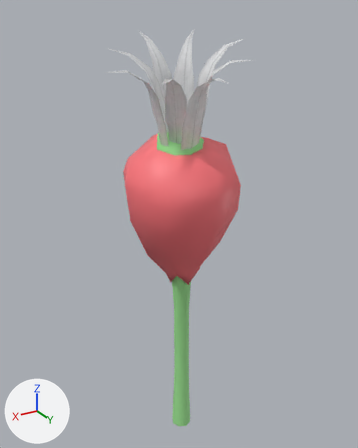
Renders of the FBX model Assets/3D Models/Plants/StalkFruit.fbx from each side of a commit.
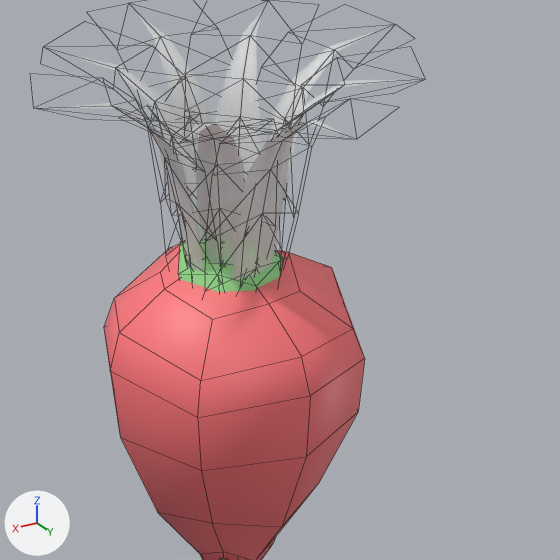
Old and new are each drawn whole from a 50 mm lens placed at (0.391, 0.644, 0.745), pointed at (0.022, 0.028, 0.437) and again close up on the part from 21% to 92% of the width and 5% to 62% of the height. Arrows for +X, +Y and +Z are at lower left; the lights stay in place. The close-ups show mesh edges as thin lines. Objects named as collision shapes, trigger or cutter boxes, shadow casters or lower levels of detail are left out. Where no turn or scale is listed for an object, it has been applied to the vertices.

Objects in the first close-up: 'StalkFruit_Base_LOD0', 'StalkFruit_Item_LOD0'.
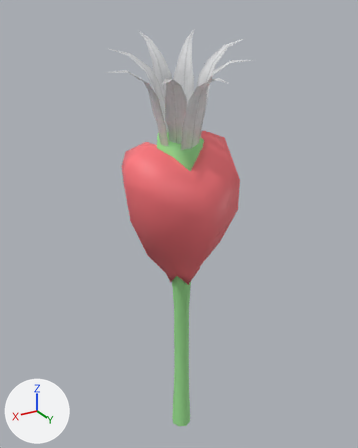
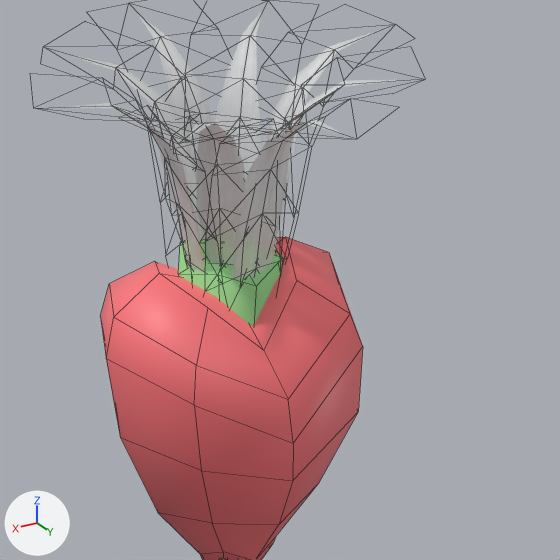
What differs and where, as boxes [x1, y1, x2, y2] in the close-ups (560 x 560 px):
'StalkFruit_Item_LOD0', reshaped: before [104, 244, 365, 560]; after [100, 237, 363, 560]

The change in detail:
me_cube_039 is used by ob_stalkfruit_item_lod0; location (0.0, 0.0, 0.0).
me_cube_039 had 65 vertices, 60 faces and spanned x -0.081..0.107, y -0.075..0.112, z 0.318..0.58.
me_cube_039 now has 65 vertices, 60 faces and spans x -0.081..0.109, y -0.075..0.094, z 0.318..0.58.
me_cube_039 part 1: 28 of 65 vertices moved; they spanned x -0.079..0.107, y -0.075..0.112, z 0.385..0.58 and now span x -0.077..0.109, y -0.075..0.094, z 0.385..0.58; mean shift (0.002, -0.002, -0.005); largest move (0.016, -0.072, 0.534) -> (0.014, -0.073, 0.488).
